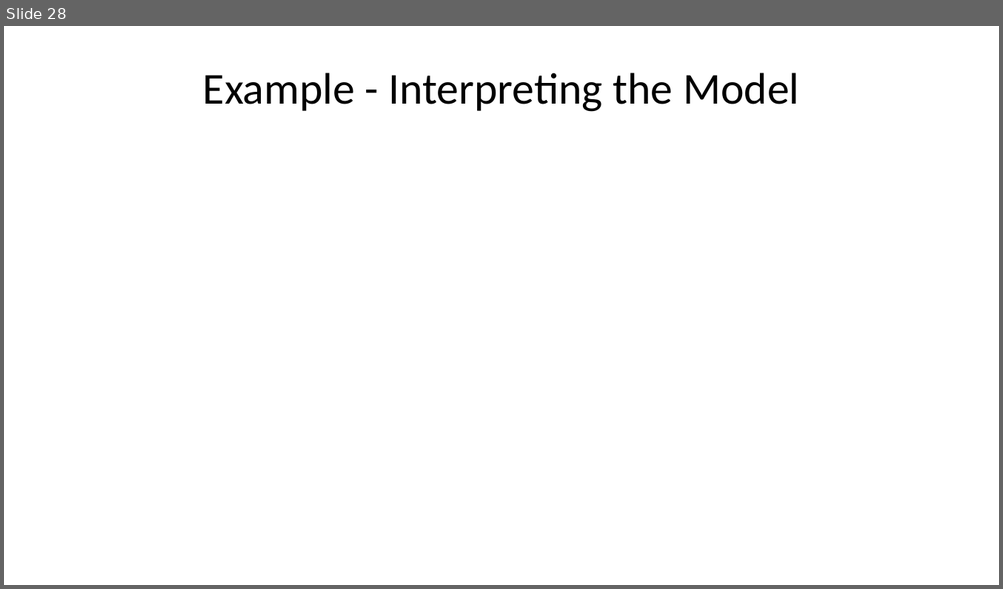
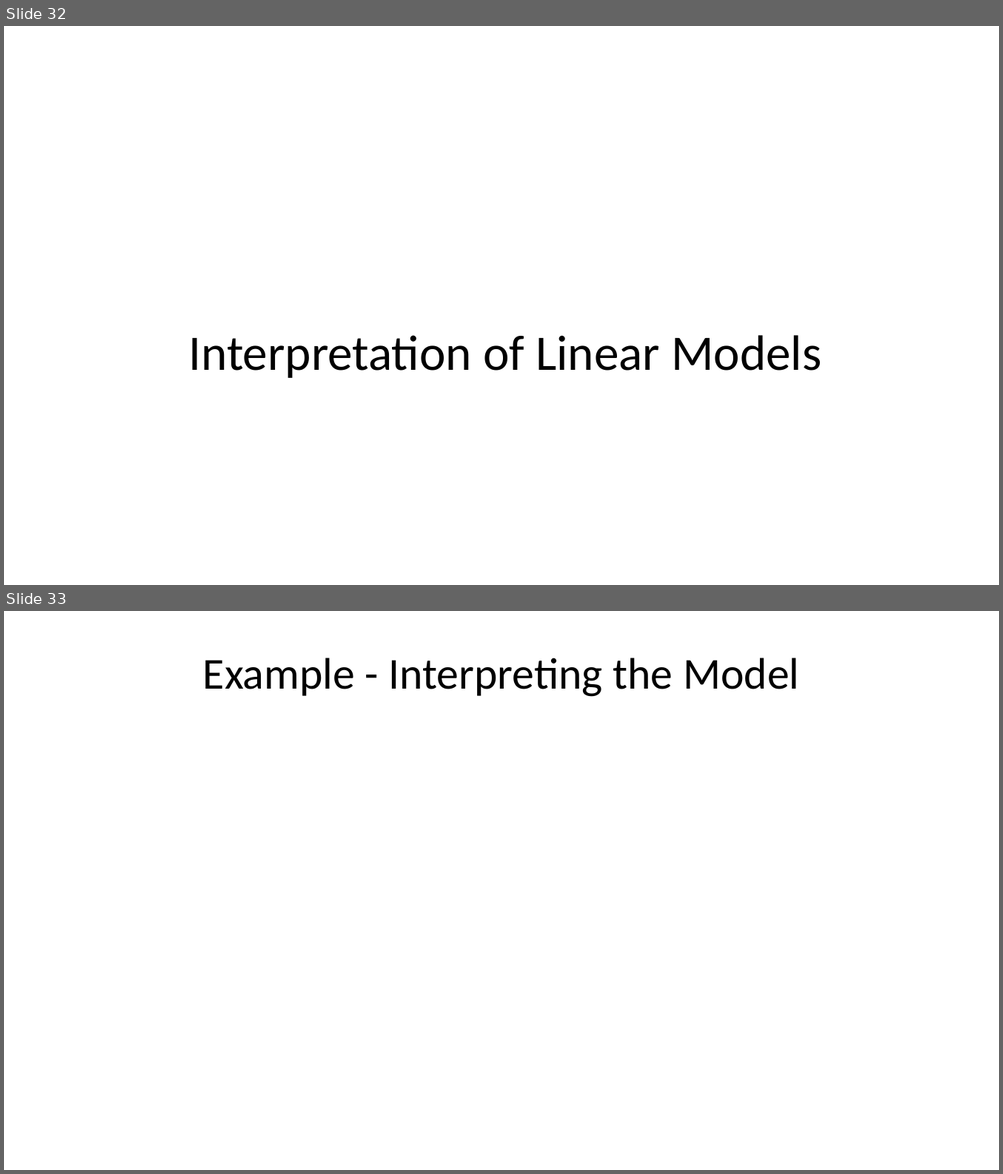
Before and after one commit to StephenElston/CSCI-E-83, a slide deck: LectureSlides/08_IntroductionToLinearModels.pptx. Shown one above the other, each under a label of ours: slide 28 before the commit, slides 32 and 33 after it. The pictures are 1003x589 and 1003x1174 pixels, drawn with LibreOffice and Linux fonts; fonts in the diff are those of the drawing; grey boxes stand for pictures. Boxes give left, top, right and bottom in pixels: in the first picture for what was removed or moved away, otherwise in the second. Text is boxed around its words. In the diff, an @@ line names an element or a change of style, - is before the commit and + after.

```diff
--- a/LectureSlides/08_IntroductionToLinearModels.pptx
+++ b/LectureSlides/08_IntroductionToLinearModels.pptx
@@ slide 32 added at [4,26,999,585], background #FFFFFF @@
@@ text added at [189,335,821,378], 36 pt, text #000000 @@
+Interpretation of Linear Models
@@ what was slide 28 is now slide 33 @@
```
Also in this commit, not shown: 5 slides changed, 7 other slides added.
